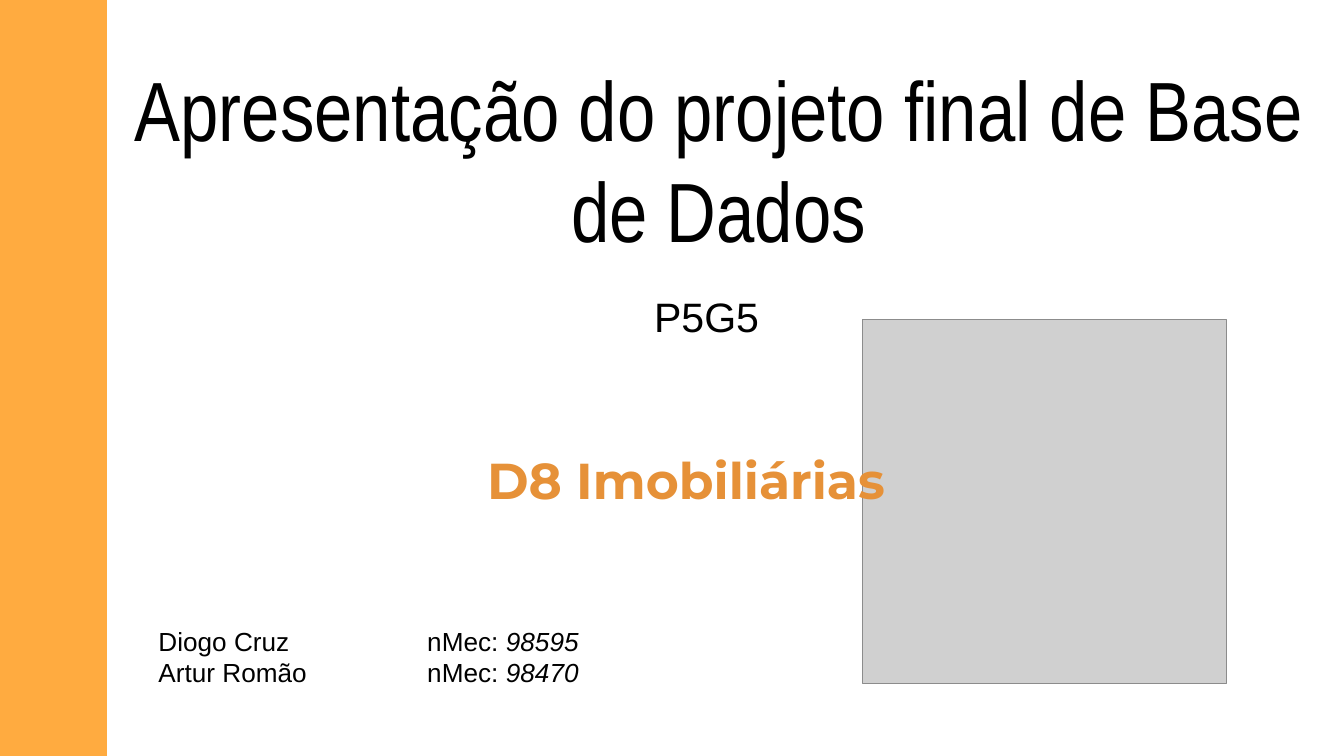
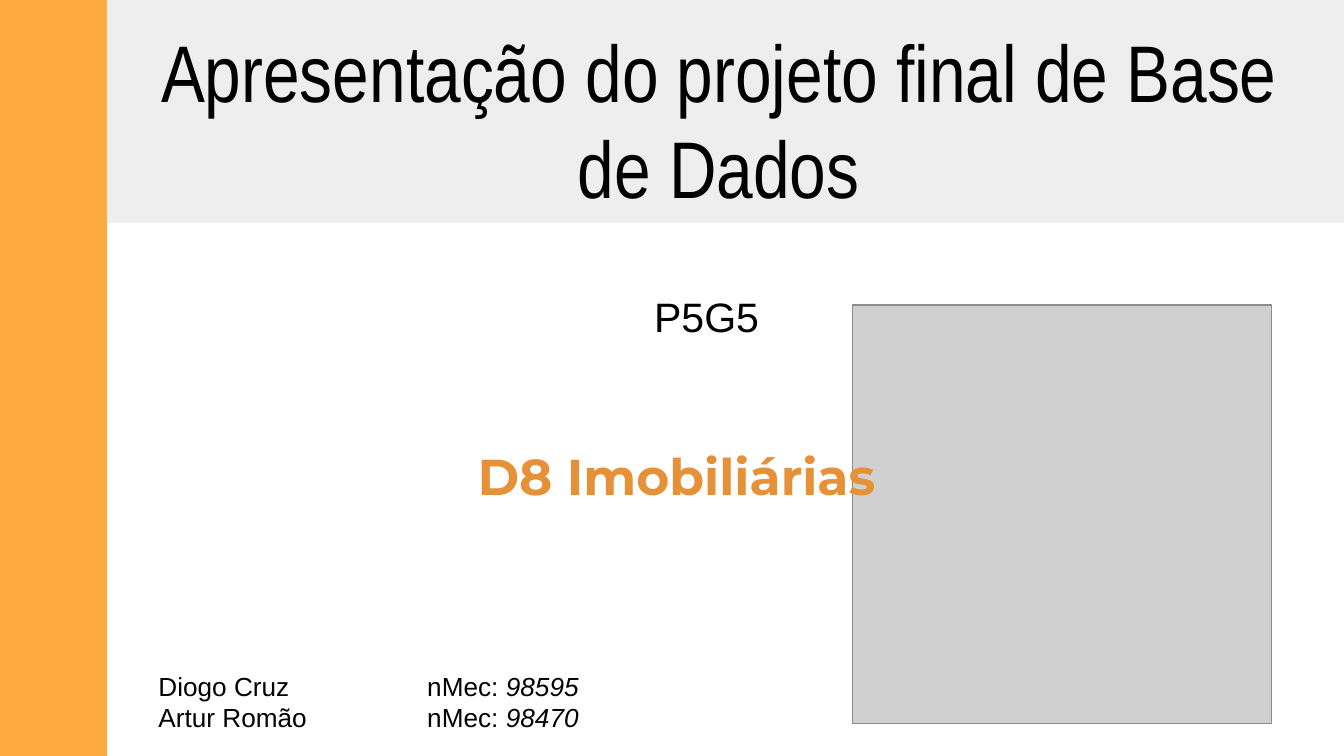
Before and after one commit to DXOGO/d8-real-estate_BD, a slide deck: slide 1 of Apresentacao/D8 Imobiliaria.pptx. Drawn at 1344x756 pixels with LibreOffice and Linux fonts; fonts in the diff are those of the drawing; grey boxes stand for pictures. Boxes give left, top, right and bottom in pixels: in the first picture for what was removed or moved away, otherwise in the second. Text is boxed around its words. In the diff, an @@ line names an element or a change of style, - is before the commit and + after.

```diff
--- a/Apresentacao/D8 Imobiliaria.pptx
+++ b/Apresentacao/D8 Imobiliaria.pptx
@@ rectangle added at (x1=40, y1=0, x2=1344, y2=223), fill #EEEEEE @@
@@ title "Apresentação do projeto final de ..." moved from (x1=135, y1=80, x2=1303, y2=243) to (x1=161, y1=44, x2=1277, y2=199) @@
@@ title "Apresentação do projeto final de ..." at (x1=161, y1=44, x2=1277, y2=199): size 45 to 43 pt @@
@@ picture resized from (x1=863, y1=320, x2=1227, y2=684) to (x1=852, y1=305, x2=1271, y2=724) @@
@@ text "D8 Imobiliárias" moved from (x1=487, y1=450, x2=885, y2=511) to (x1=478, y1=446, x2=876, y2=507) @@
@@ text "Diogo Cruz nMec: 98595" moved from (x1=158, y1=632, x2=579, y2=683) to (x1=158, y1=677, x2=579, y2=728) @@
```
Also in this commit, not shown: 4 other slides changed, 3 other files.
